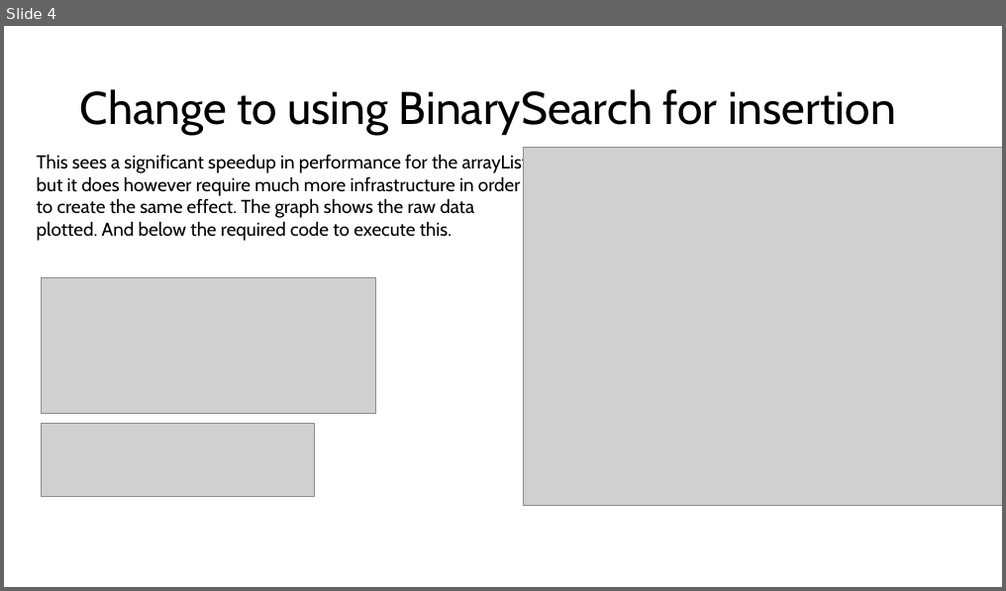
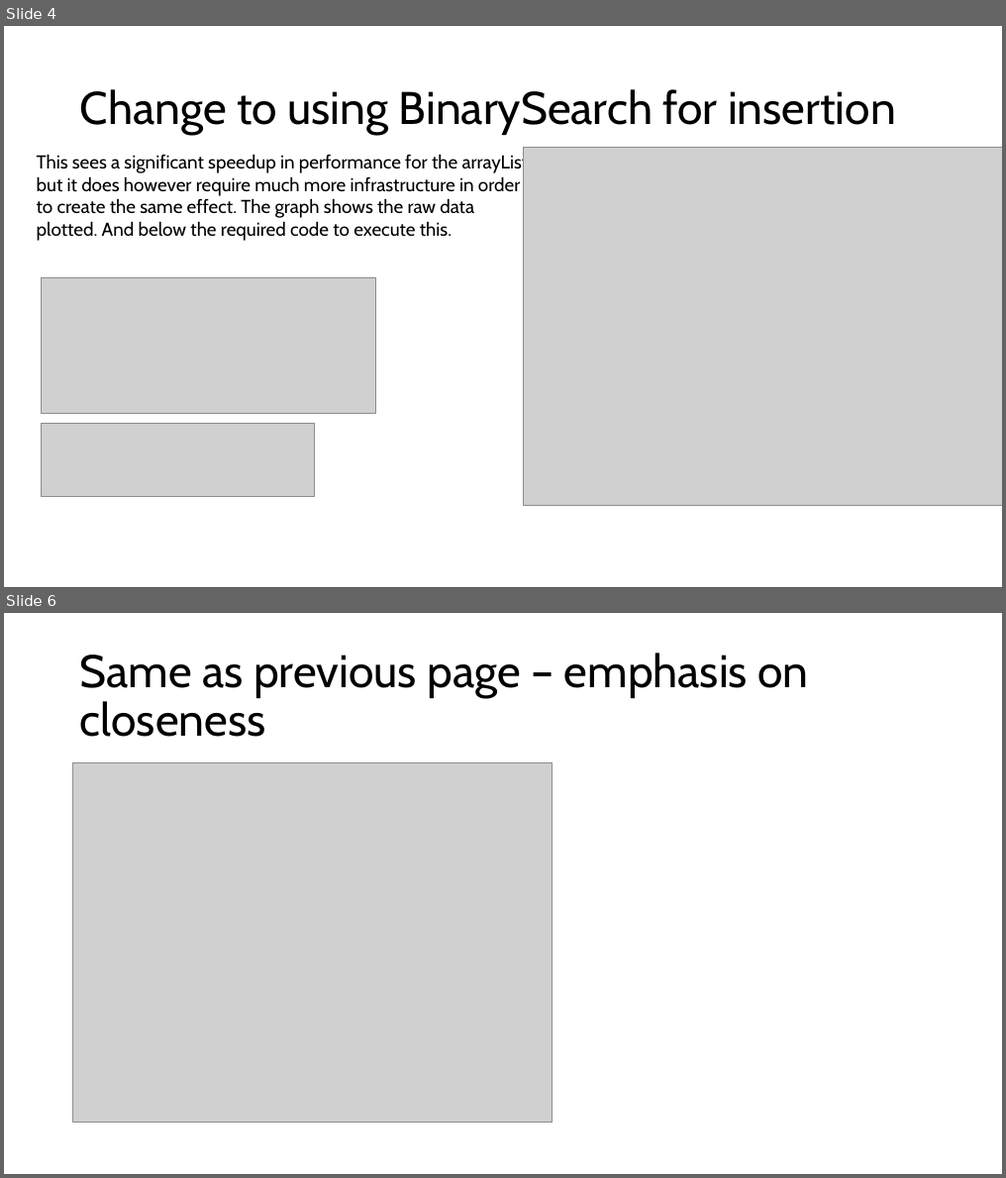
Before and after one commit to RiceDope/Callisto, a slide deck: examinable/Analysis of data.pptx. Shown one above the other, each under a label of ours: slide 4 before the commit, slides 4 and 6 after it; the slides between them are not shown. The pictures are 1006x591 and 1006x1178 pixels, drawn with LibreOffice and Linux fonts; fonts in the diff are those of the drawing; grey boxes stand for pictures. Boxes give left, top, right and bottom in pixels: in the first picture for what was removed or moved away, otherwise in the second. Text is boxed around its words. In the diff, an @@ line names an element or a change of style, - is before the commit and + after.

```diff
--- a/examinable/Analysis of data.pptx
+++ b/examinable/Analysis of data.pptx
@@ slide 6 added at (4, 613, 1002, 1174), background #FFFFFF @@
@@ title added at (80, 653, 808, 737), 44 pt, text #000000 @@
+Same as previous page – emphasis on closeness
@@ picture added at (73, 762, 552, 1122) @@
```
Also in this commit, not shown: 2 other slides added, 27 other files.
